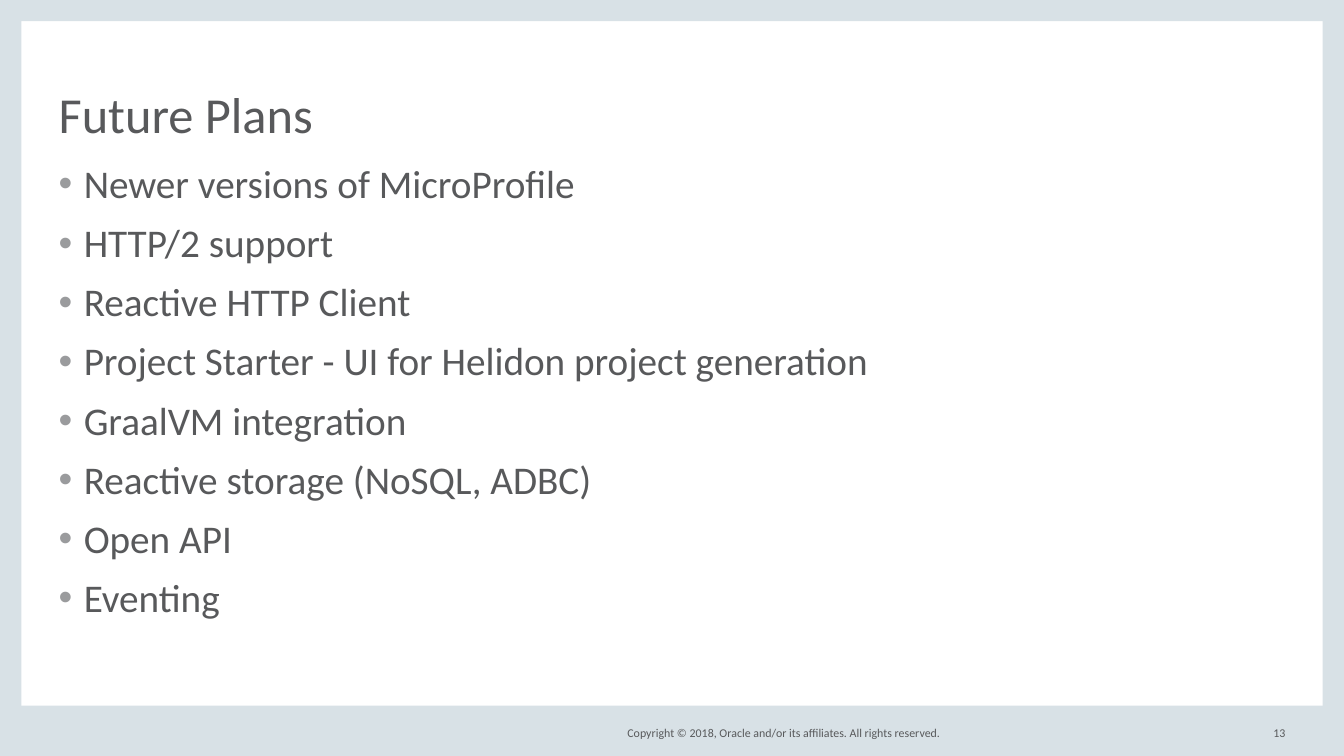
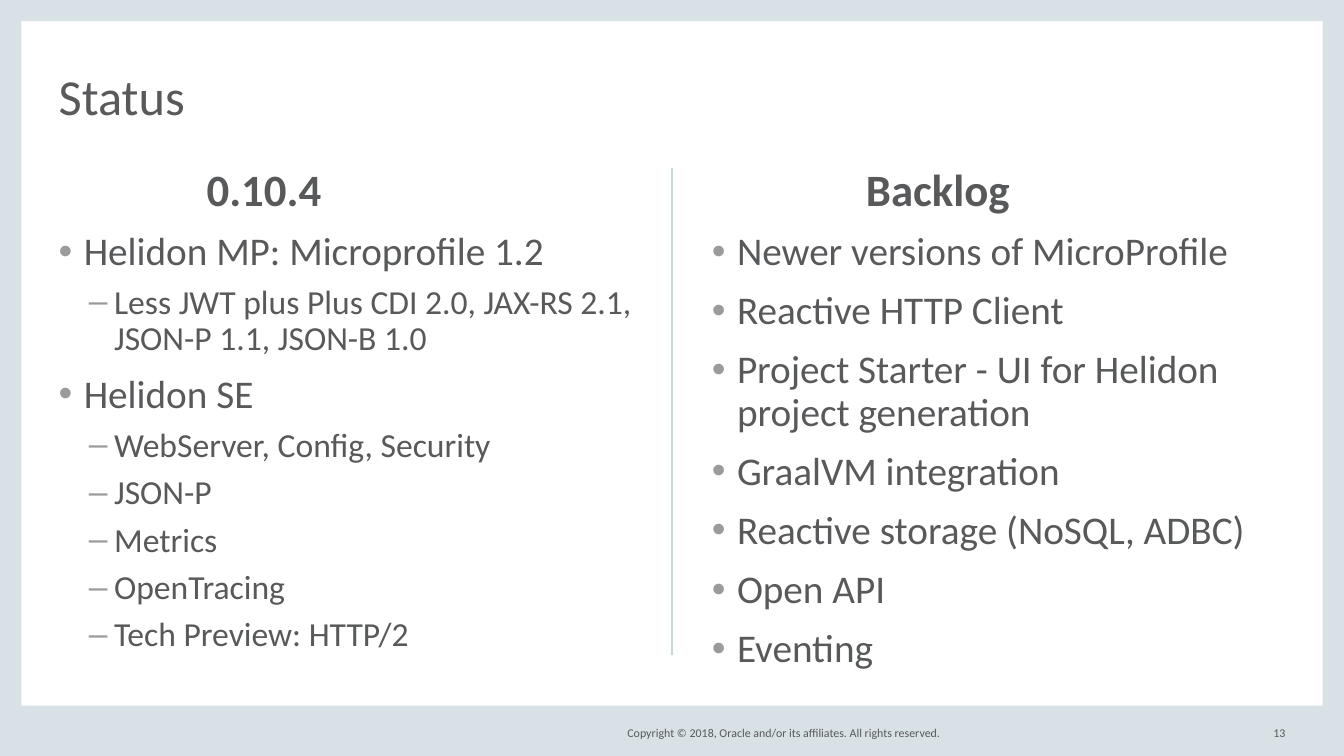
Before and after one commit to barchetta/codeone-2018, a slide deck: slide 13 of DEV5539_HelidonIntroCodeOne2018.pptx. Drawn at 1344x756 pixels with LibreOffice and Linux fonts; fonts in the diff are those of the drawing; background and template pictures are left out. Boxes give left, top, right and bottom in pixels: in the first picture for what was removed or moved away, otherwise in the second. Text is boxed around its words. In the diff, an @@ line names an element or a change of style, - is before the commit and + after.

```diff
--- a/DEV5539_HelidonIntroCodeOne2018.pptx
+++ b/DEV5539_HelidonIntroCodeOne2018.pptx
@@ title added at [59, 82, 185, 116], 36 pt, text #58595B @@
+Status
@@ title removed at [59, 98, 313, 134] @@
-Future Plans
@@ text added at [207, 176, 322, 207], 32 pt, text #58595B, bold @@
+0.10.4
@@ line added from (671, 168) to (671, 655), #C8D9DE 1.5 pt @@
@@ text added at [866, 174, 1010, 214], 32 pt, text #58595B, bold @@
+Backlog
@@ text at [84, 230, 333, 264]: paragraph removed @@
-• HTTP/2 support
@@ text added at [84, 238, 631, 648], 24 pt, text #58595B @@
+• Helidon MP: Microprofile 1.2
+  – Less JWT plus Plus CDI 2.0, JAX-RS 2.1, JSON-P 1.1, JSON-B 1.0
+• Helidon SE
+  – WebServer, Config, Security
+  – JSON-P
+  – Metrics
+  – OpenTracing
+  – Tech Preview: HTTP/2
@@ text "Newer versions of MicroProfile": place and size @@
-text "Newer versions of MicroProfile" at [84, 171, 868, 619]
+text "Newer versions of MicroProfile" at [737, 238, 1245, 669]
```
Also in this commit, not shown: 7 other slides changed, 1 slide added, 1 other file.
